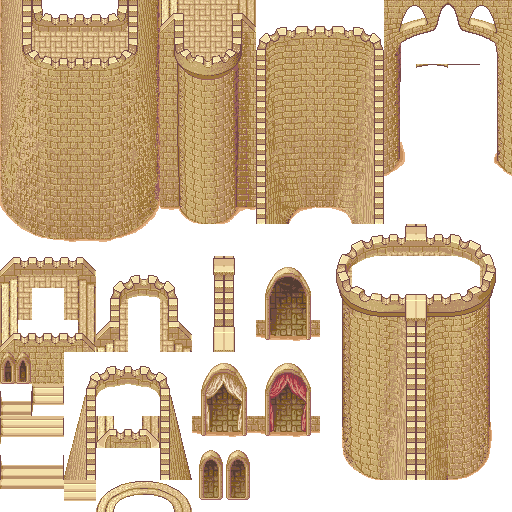
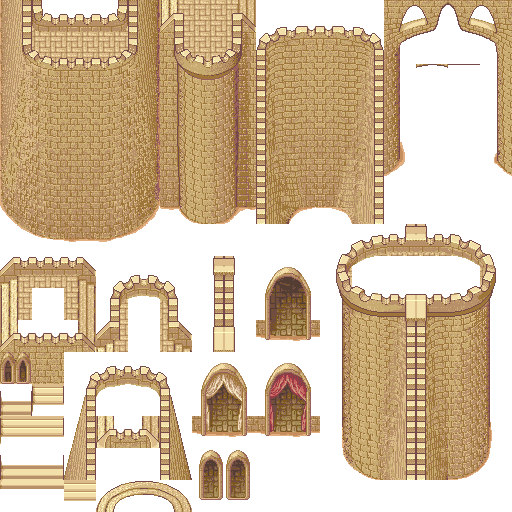
The second 512px x 512px image is a revision of the first. Changes to its layers:
painted on "Wall" over [400, 45, 401, 82]